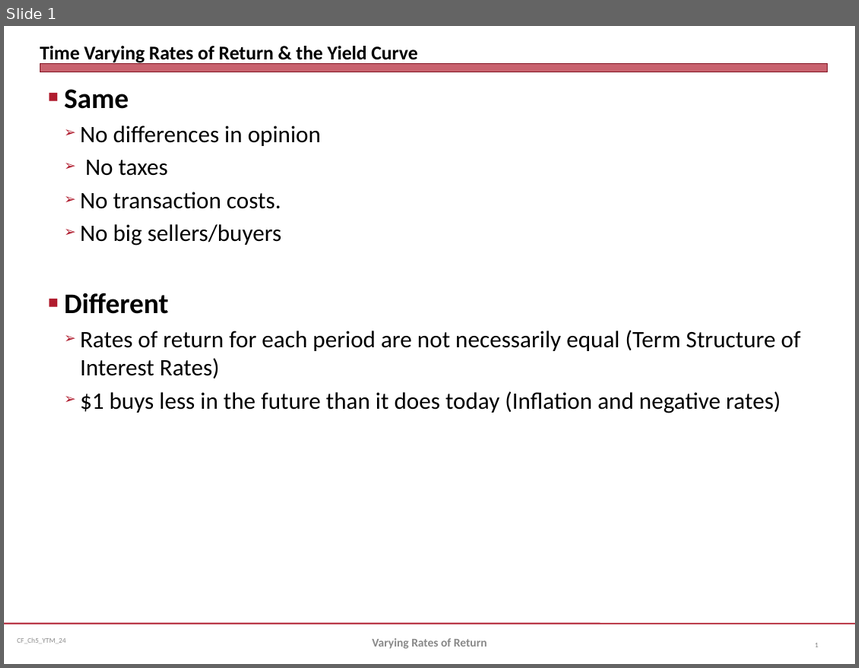
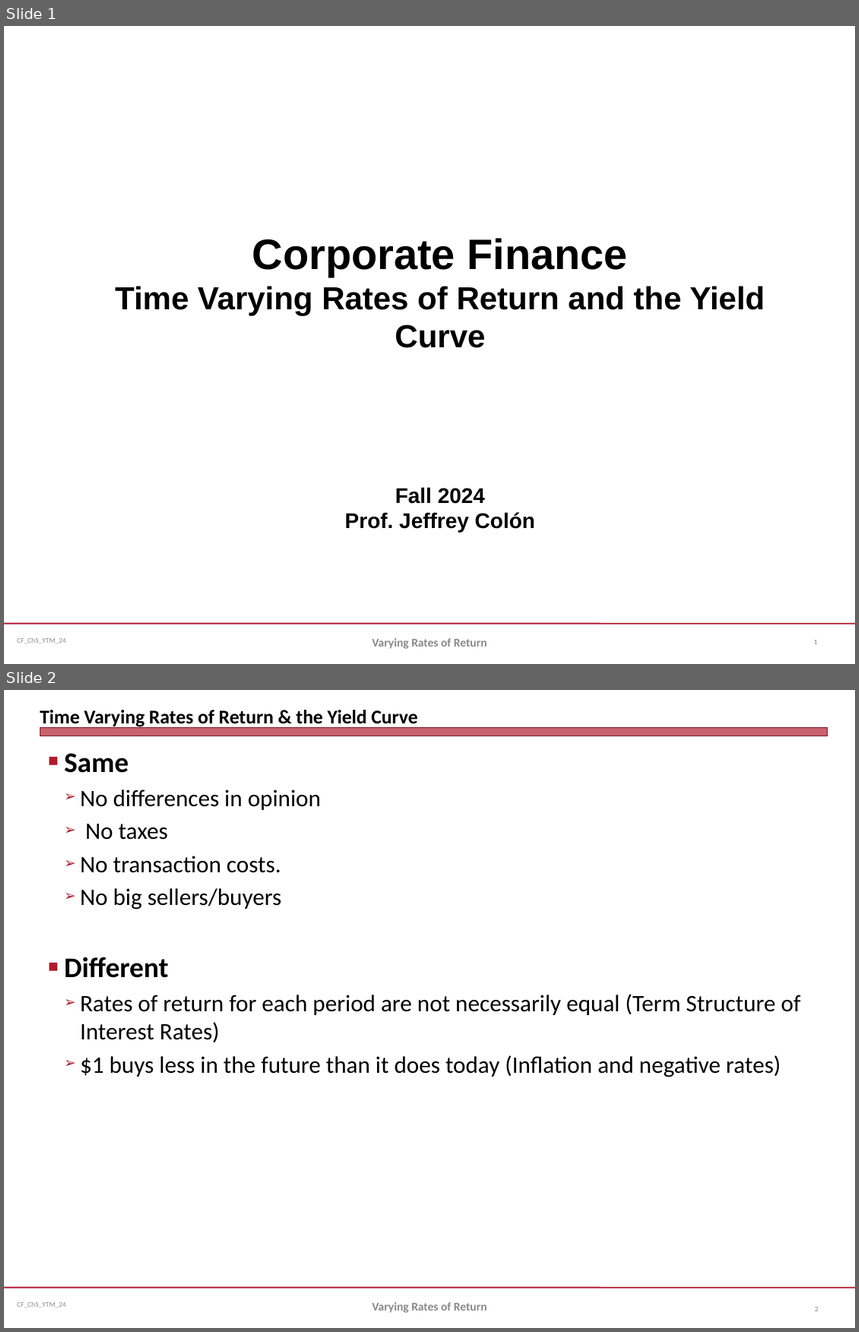
Before and after one commit to jmc877/Corporate-Finance, a slide deck: slides/CF_Ch5_YTM_24.pptx. Shown one above the other, each under a label of ours: slide 1 before the commit, slides 1 and 2 after it. The pictures are 859x668 and 859x1332 pixels, drawn with LibreOffice and Linux fonts; fonts in the diff are those of the drawing. Boxes give left, top, right and bottom in pixels: in the first picture for what was removed or moved away, otherwise in the second. Text is boxed around its words. In the diff, an @@ line names an element or a change of style, - is before the commit and + after.

```diff
--- a/slides/CF_Ch5_YTM_24.pptx
+++ b/slides/CF_Ch5_YTM_24.pptx
@@ slide 1 added at (x1=4, y1=26, x2=855, y2=664), background #FFFFFF; not listed: 2 template elements that a slide beside it also shows @@
@@ text added at (x1=115, y1=238, x2=766, y2=532), 27 pt, text #000000, bold @@
+Corporate Finance
+Time Varying Rates of Return and the Yield Curve
+Fall 2024
+Prof. Jeffrey Colón
@@ text added at (x1=372, y1=639, x2=487, y2=649), 10 pt, text #898989, bold @@
+Varying Rates of Return
@@ page number added at (x1=814, y1=640, x2=818, y2=645), 6 pt, text #808080 @@
+1
@@ what was slide 1 is now slide 2 @@
```
Also in this commit, not shown: 1 other file.
